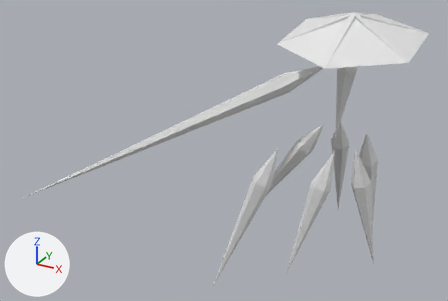
Two versions of the Blender file Enemies/Clarity.blend, one commit apart.
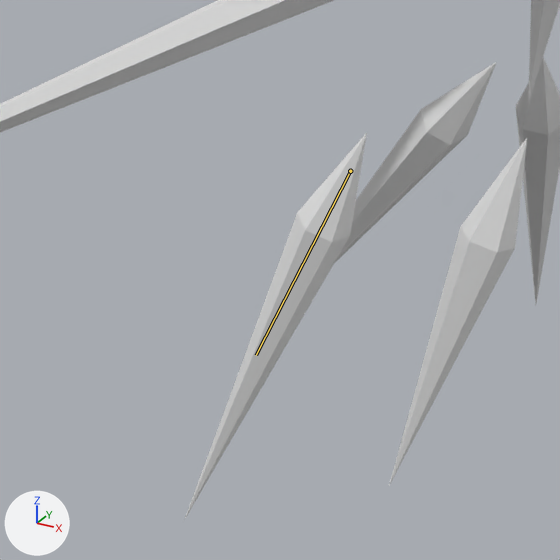
There are two pictures of each version: one whole from a camera (50 mm lens) standing at (17.4, -54.6, 26.4) and looking at (-14.4, 3.3, -2.5), one close up on the part from 33% to 77% of the width and 34% to 100% of the height. The lights are fixed; the arrows at lower left show +X, +Y and +Z. The first two pictures are the older version. Both versions are drawn at frame 138 of the action 'SingleShotLeft'; the numbers are the values there. The bones that change are drawn over the model as lines in the close-ups.

The first close-up shows 'Arm', 'BackLeft', 'BackRight', 'Center', 'FrontRight', 'MiddleRight'.
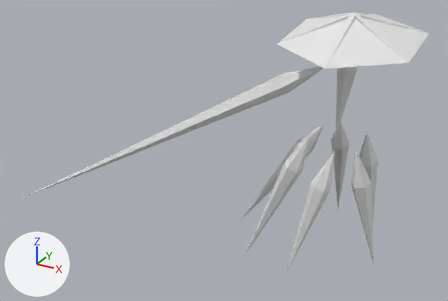
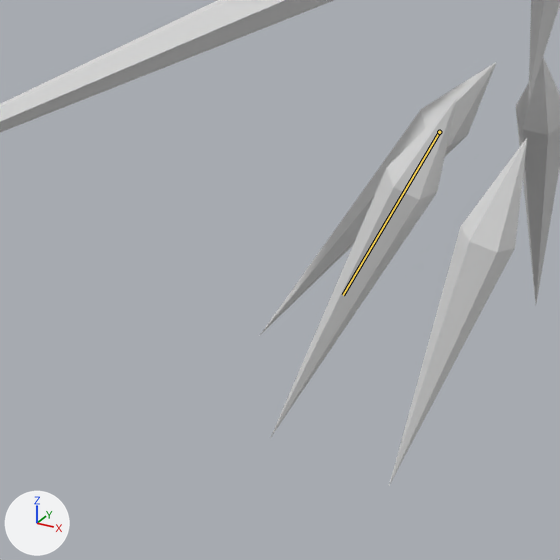
Changed parts and their boxes [x1, y1, x2, y2] in the close-ups (560 x 560 px):
'MiddleRight', posed (12% shorter): before [184, 133, 367, 520]; after [271, 98, 457, 437]
bone 'Middle.R', root to tip: before (350, 171) to (256, 355); after (439, 132) to (343, 295)

The change in detail:
Bone 'Middle.R' (bone_middle_r) moves from (1.06, 1.0, 5.14) to (-0.68, -0.24, 2.15).
Bone 'Middle.R' (bone_middle_r) turns from (5, -44, -9) to (-5, -44, -5) degrees about its own x, y and z.
